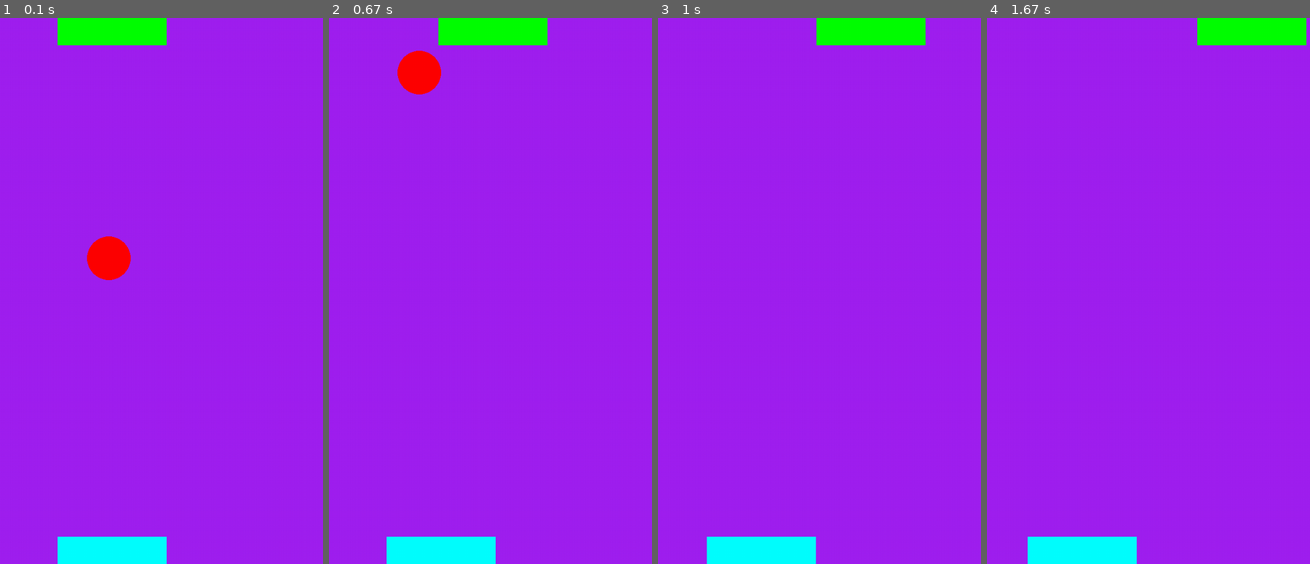
Above: before the commit, frames 1-4 (left to right).
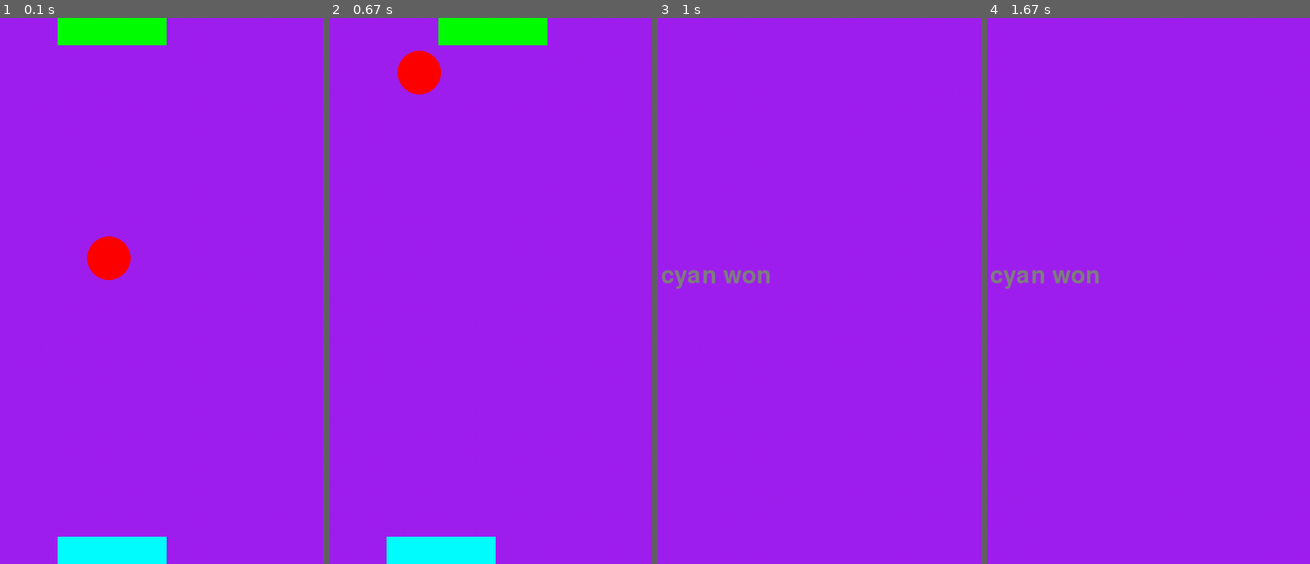
Above: after the commit, the same moments.

Repository: coolant9/computer_program
Game: pygame game, started from pygame/lesson2.py
Same seed, same stepped clock (60 frames per second), same inputs: the game is played once before the commit and once after it.
Inputs:
- Up to frame 1 (0.1 s): no input
- Up to frame 2 (0.67 s): hold D from 0.33 s (still down)
- Up to frame 3 (1 s): release D at 0.8 s; hold D from 0.83 s (still down); tap J at 0.9 s
- Up to frame 4 (1.67 s): tap J at 1.2 s; release D at 1.3 s

Frames 1-2 are identical in both runs. In frame 3, 3.9% of the frame differs, in the area x 1-83%, y 0-100%; in frame 4, 3.8%.

Commit message:
puts the result on screen

Diff:
--- a/pygame/lesson2.py
+++ b/pygame/lesson2.py
@@ -1,5 +1,14 @@
 # Example file showing a circle moving on screen
 import pygame
+def draw_text(screen, x, y, text_str):
+    background = pygame.Surface((screen.get_width(), screen.get_height()))
+    background.fill('purple')
+    font = pygame.font.Font(None, 64)
+    text = font.render(text_str, True, (128, 128, 128))
+    textpos = text.get_rect(x=x, y=y)
+    background.blit(text, textpos)
+    screen.blit(background, (0, 0))
+
 def update_player_pos(dy,ball_pos,dx):
     ball_pos.y += dy*10
     ball_pos.x += dx*0.1*10
@@ -76,6 +85,11 @@
     if keys[pygame.K_l] and rectangle2.x < 1000-rectangle2.width:
         rectangle2_left += 300 * dt
 
+    if ball_pos.y <= -100:
+        draw_text(screen, screen.get_width()/2-200, screen.get_height()/2-50, 'cyan won')
+    if ball_pos.y >= 1100:
+        draw_text(screen, screen.get_width()/2-200, screen.get_height()/2-50, 'green won')
+
 
 
     # flip() the display to put your work on screen
